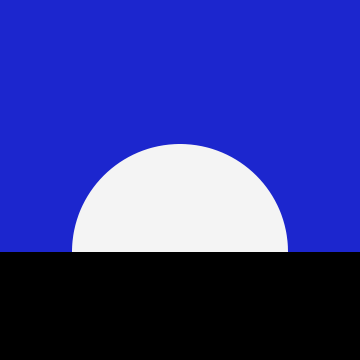
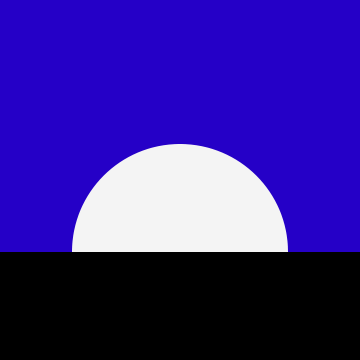
Two versions of the same layered image (360 × 360). Layer-by-layer changes:
painted on "Layer 1" over left=0, top=0, right=360, bottom=252
